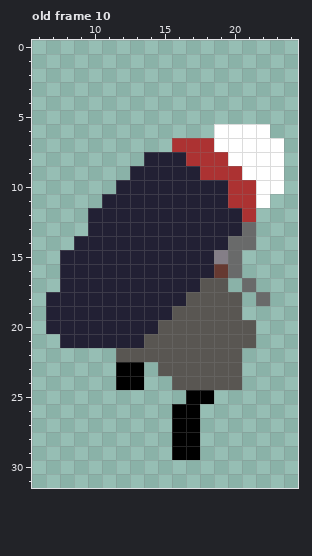
File history of a pixel-art file, aseprite/finalized/attack/Nattack1.aseprite. That is the earlier state.
32x32 pixels, 10 frames. Shown: old frame 10: x 6..24, y 0..31. The commit also changed other frames, which this record leaves out.
New version:
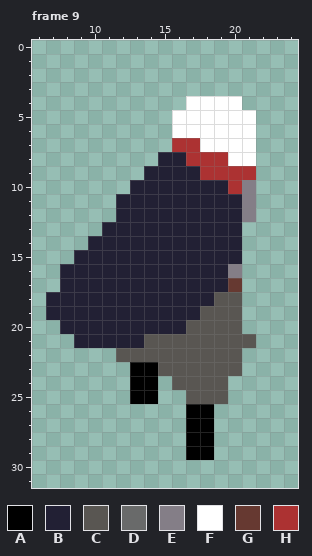
Palette (. is transparent): A #000000  B #222034  C #595652  D #696a6a  E #847e87  F #ffffff  G #663931  H #ac3232
A new or re-ordered frame is compared with the old frame closest to it.
Edits made:
frames 10 -> 12
--- frame 9 is new; against old frame 10
@@ x 6..24 @@
  3 ...................
- 4 ...................
- 5 ...................
- 6 .............FFFF..
- 7 ..........HHHFFFFF.
- 8 ........BBBHHHFFFF.
- 9 .......BBBBBHHHFFF.
-10 ......BBBBBBBBHHFF.
-11 .....BBBBBBBBBHHF..
-12 ....BBBBBBBBBBBH...
-13 ....BBBBBBBBBBBD...
-14 ...BBBBBBBBBBBDD...
-15 ..BBBBBBBBBBBED....
-16 ..BBBBBBBBBBBGD....
-17 ..BBBBBBBBBBCC.D...
-18 .BBBBBBBBBBCCCC.D..
-19 .BBBBBBBBBCCCCC....
-20 .BBBBBBBBCCCCCCC...
-21 ..BBBBBBCCCCCCCC...
+ 4 ...........FFFF....
+ 5 ..........FFFFFF...
+ 6 ..........FFFFFF...
+ 7 ..........HHFFFF...
+ 8 .........BBHHHFF...
+ 9 ........BBBBHHHH...
+10 .......BBBBBBBHE...
+11 ......BBBBBBBBBE...
+12 ......BBBBBBBBBE...
+13 .....BBBBBBBBBB....
+14 ....BBBBBBBBBBB....
+15 ...BBBBBBBBBBBB....
+16 ..BBBBBBBBBBBBE....
+17 ..BBBBBBBBBBBBG....
+18 .BBBBBBBBBBBBCC....
+19 .BBBBBBBBBBBCCC....
+20 ..BBBBBBBBBCCCC....
+21 ...BBBBBCCCCCCCC...
 22 ......CCCCCCCCC....
-23 ......AA.CCCCCC....
-24 ......AA..CCCCC....
-25 ...........AA......
-26 ..........AA.......
-27 ..........AA.......
-28 ..........AA.......
-29 ..........AA.......
+23 .......AACCCCCC....
+24 .......AA.CCCC.....
+25 .......AA..CCC.....
+26 ...........AA......
+27 ...........AA......
+28 ...........AA......
+29 ...........AA......
 30 ...................
Boxes around the changes in both pictures, in picture pixels (x1, y1, x2, y2):
changed: (46, 96, 284, 460)
